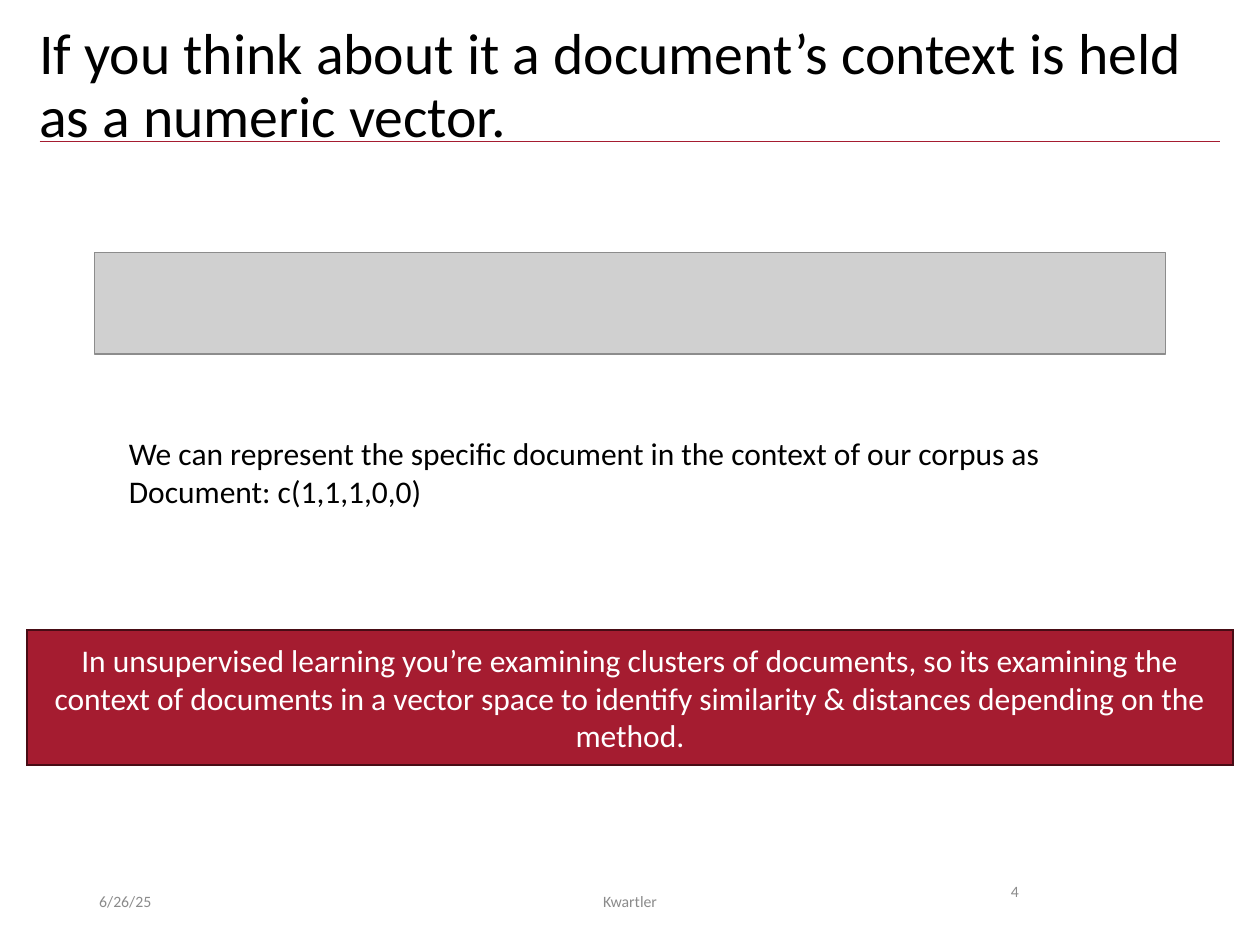
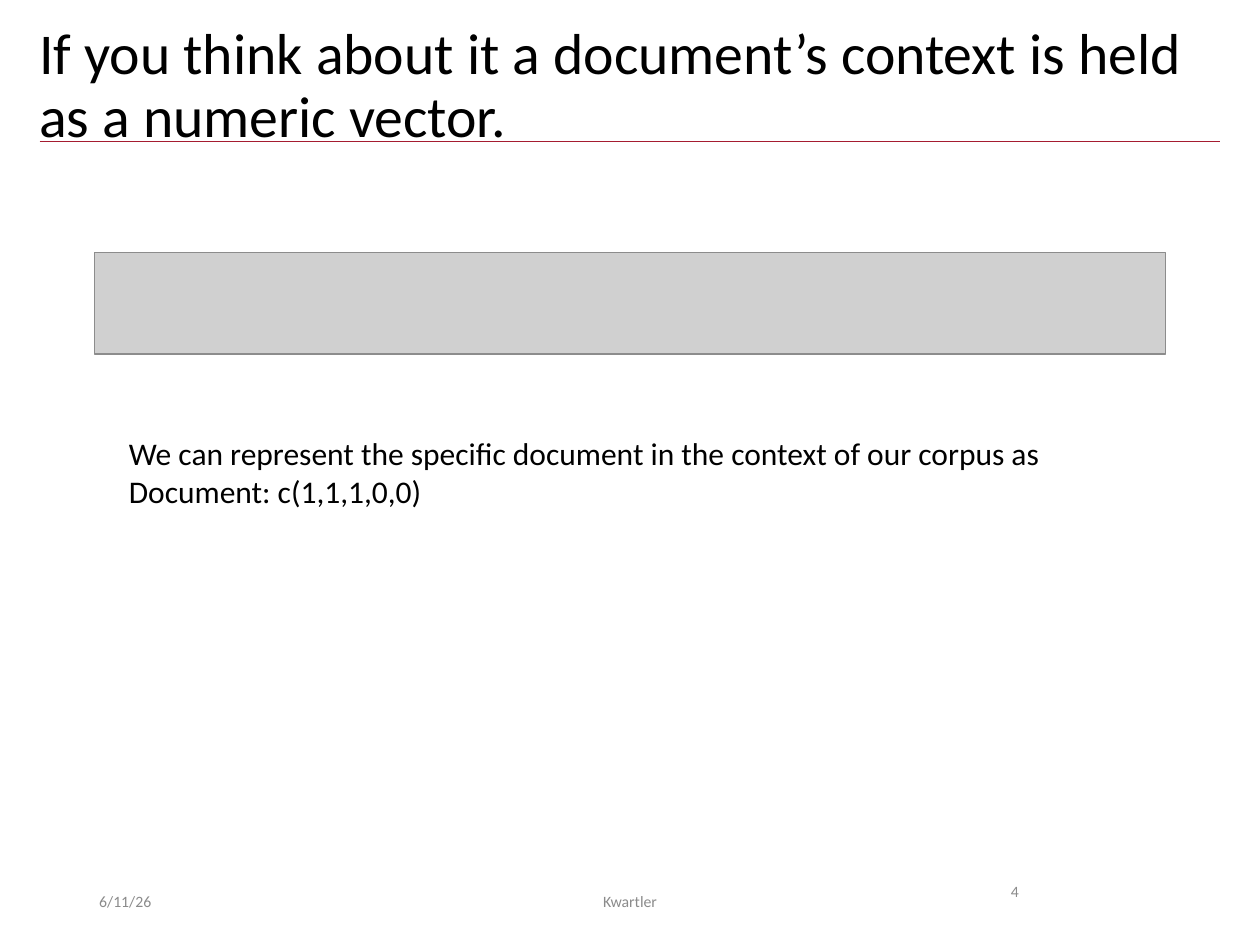
Before and after one commit to kwartler/GSERM_2025, a slide deck: slide 4 of lessons/Day5/A_TextVectors_RAG_compressed.pptx. Drawn at 1260x945 pixels with LibreOffice and Linux fonts; fonts in the diff are those of the drawing; grey boxes stand for pictures. Boxes give left, top, right and bottom in pixels: in the first picture for what was removed or moved away, otherwise in the second. Text is boxed around its words. In the diff, an @@ line names an element or a change of style, - is before the commit and + after.

```diff
--- a/lessons/Day5/A_TextVectors_RAG_compressed.pptx
+++ b/lessons/Day5/A_TextVectors_RAG_compressed.pptx
@@ rectangle removed at (x1=26, y1=630, x2=1234, y2=765) @@
-In unsupervised learning you’re examining clusters of documents, so its examining the context of documents in a vector space to identify similarity & distances depending on the method.
@@ text at (x1=99, y1=896, x2=151, y2=908): text changed @@
-6/26/25
+6/11/26
```
Also in this commit, not shown: 31 other slides changed, 2 slides added, 22 other files.
